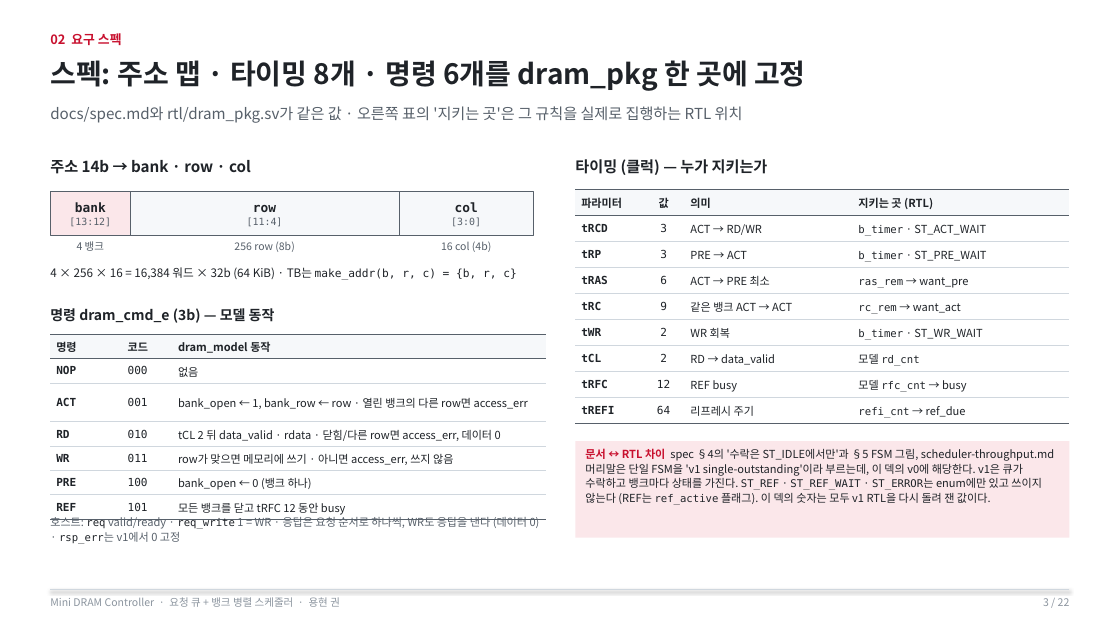
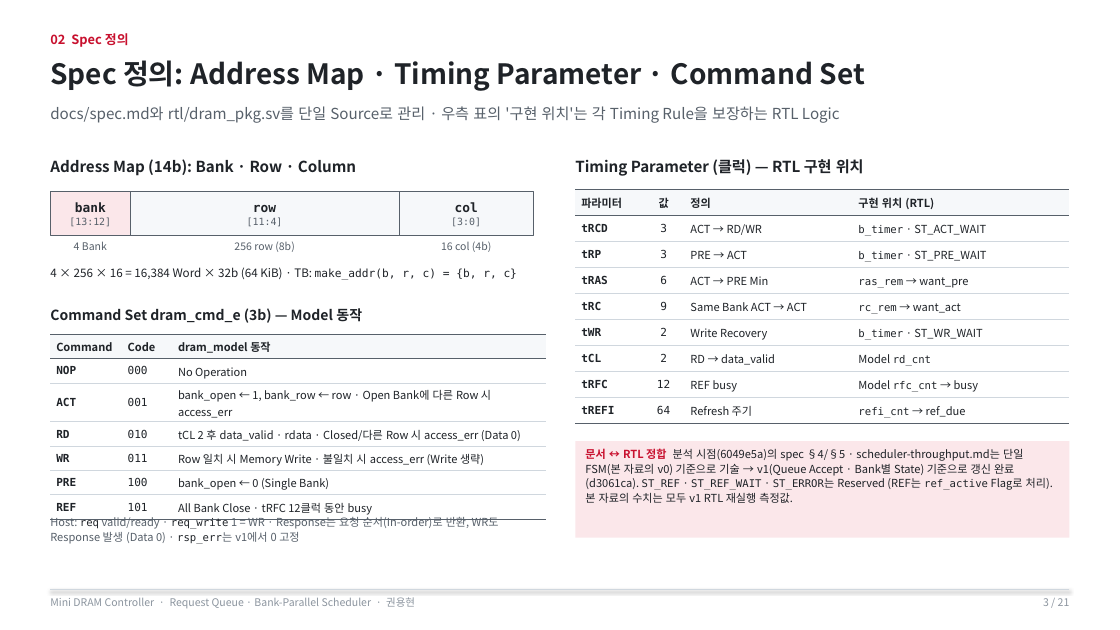
Before and after one commit to yhkwon-git/mini-dram-controller, a slide deck: slide 3 of portfolio-deck/MiniDramController_Portfolio.pptx. Drawn at 1120x630 pixels with LibreOffice and Linux fonts; fonts in the diff are those of the drawing. Boxes give left, top, right and bottom in pixels: in the first picture for what was removed or moved away, otherwise in the second. Text is boxed around its words. In the diff, an @@ line names an element or a change of style, - is before the commit and + after.

```diff
--- a/portfolio-deck/MiniDramController_Portfolio.pptx
+++ b/portfolio-deck/MiniDramController_Portfolio.pptx
@@ text at (50,33,129,47): text changed @@
-02 요구 스펙
+02 Spec 정의
@@ text at (50,60,865,91): text changed @@
-스펙: 주소 맵 · 타이밍 8개 · 명령 6개를 dram_pkg 한 곳에 고정
+Spec 정의: Address Map · Timing Parameter · Command Set
@@ text at (50,106,840,123): text changed @@
-docs/spec.md와 rtl/dram_pkg.sv가 같은 값 · 오른쪽 표의 '지키는 곳'은 그 규칙을 실제로 집행하는 RTL 위치
+docs/spec.md와 rtl/dram_pkg.sv를 단일 Source로 관리 · 우측 표의 '구현 위치'는 각 Timing Rule을 보장하는 RTL Logic
@@ text at (50,159,356,176): text changed @@
-주소 14b → bank · row · col
+Address Map (14b): Bank · Row · Column
@@ text at (575,159,864,176): text changed @@
-타이밍 (클럭) — 누가 지키는가
+Timing Parameter (클럭) — RTL 구현 위치
@@ table at (576,189,1070,423) @@
-row 1, column 3: 의미
+row 1, column 3: 정의
-row 1, column 4: 지키는 곳 (RTL)
+row 1, column 4: 구현 위치 (RTL)
-row 4, column 3: ACT → PRE 최소
+row 4, column 3: ACT → PRE Min
-row 5, column 3: 같은 뱅크 ACT → ACT
+row 5, column 3: Same Bank ACT → ACT
-row 6, column 3: WR 회복
+row 6, column 3: Write Recovery
-row 7, column 4: 모델 rd_cnt
+row 7, column 4: Model rd_cnt
-row 8, column 4: 모델 rfc_cnt → busy
+row 8, column 4: Model rfc_cnt → busy
-row 9, column 3: 리프레시 주기
+row 9, column 3: Refresh 주기
@@ text at (50,267,517,280): text changed @@
-4 × 256 × 16 = 16,384 워드 × 32b (64 KiB) · TB는 make_addr(b, r, c) = {b, r, c}
+4 × 256 × 16 = 16,384 Word × 32b (64 KiB) · TB: make_addr(b, r, c) = {b, r, c}
@@ text at (74,241,107,250): text changed @@
-4 뱅크
+4 Bank
@@ text at (50,308,362,323): text changed @@
-명령 dram_cmd_e (3b) — 모델 동작
+Command Set dram_cmd_e (3b) — Model 동작
@@ table at (50,334,546,519) @@
-row 1, column 1: 명령
+row 1, column 1: Command
-row 1, column 2: 코드
+row 1, column 2: Code
-row 2, column 3: 없음
+row 2, column 3: No Operation
-row 3, column 3: bank_open ← 1, bank_row ← row · 열린 뱅크의 다른 row면 access_err
+row 3, column 3: bank_open ← 1, bank_row ← row · Open Bank에 다른 Row 시 access_err
-row 4, column 3: tCL 2 뒤 data_valid · rdata · 닫힘/다른 row면 access_err, 데이터 0
+row 4, column 3: tCL 2 후 data_valid · rdata · Closed/다른 Row 시 access_err (Data 0)
-row 5, column 3: row가 맞으면 메모리에 쓰기 · 아니면 access_err, 쓰지 않음
+row 5, column 3: Row 일치 시 Memory Write · 불일치 시 access_err (Write 생략)
-row 6, column 3: bank_open ← 0 (뱅크 하나)
+row 6, column 3: bank_open ← 0 (Single Bank)
-row 7, column 3: 모든 뱅크를 닫고 tRFC 12 동안 busy
+row 7, column 3: All Bank Close · tRFC 12클럭 동안 busy
@@ text at (585,448,1053,503): text changed @@
-문서 ↔ RTL 차이 spec §4의 '수락은 ST_IDLE에서만'과 §5 FSM 그림, scheduler-throughput.md 머리말은 단일 FSM을 'v1 single-outstanding'이라 부르는데, 이 덱의 v0에 해당한다. v1은 큐가 수락하고 뱅크마다 상태를 가진다. ST_REF · ST_REF_WAIT · ST_ERROR는 enum에만 있고 쓰이지 않는다 (REF는 ref_active 플래그). 이 덱의 숫자는 모두 v1 RTL을 다시 돌려 잰 값이다.
+문서 ↔ RTL 정합 분석 시점(6049e5a)의 spec §4/§5 · scheduler-throughput.md는 단일 FSM(본 자료의 v0) 기준으로 기술 → v1(Queue Accept · Bank별 State) 기준으로 갱신 완료 (d3061ca). ST_REF · ST_REF_WAIT · ST_ERROR는 Reserved (REF는 ref_active Flag로 처리). 본 자료의 수치는 모두 v1 RTL 재실행 측정값.
@@ text at (50,517,499,544): text changed @@
-호스트: req valid/ready · req_write 1 = WR · 응답은 요청 순서로 하나씩, WR도 응답을 낸다 (데이터 0) · rsp_err는 v1에서 0 고정
+Host: req valid/ready · req_write 1 = WR · Response는 요청 순서(In-order)로 반환, WR도 Response 발생 (Data 0) · rsp_err는 v1에서 0 고정
@@ text at (50,597,415,608): text changed @@
-Mini DRAM Controller · 요청 큐 + 뱅크 병렬 스케줄러 · 용현 권
+Mini DRAM Controller · Request Queue · Bank-Parallel Scheduler · 권용현
```
Also in this commit, not shown: 20 other slides changed, 1 slide removed, 1 other file.
